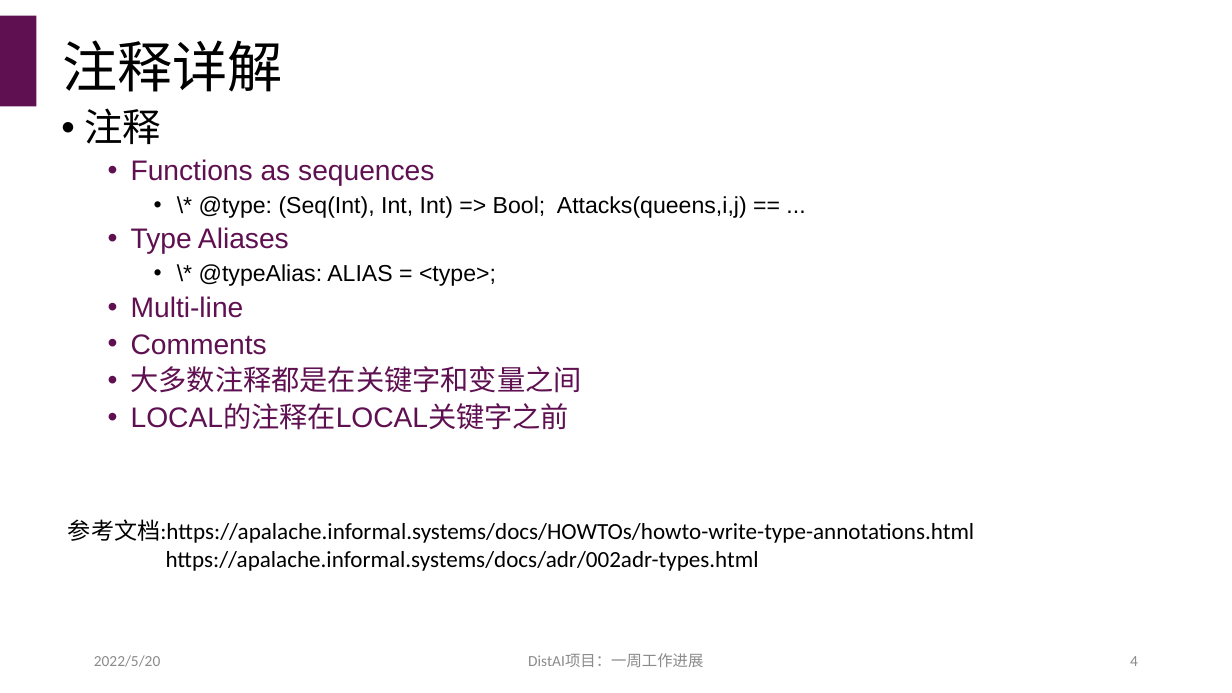
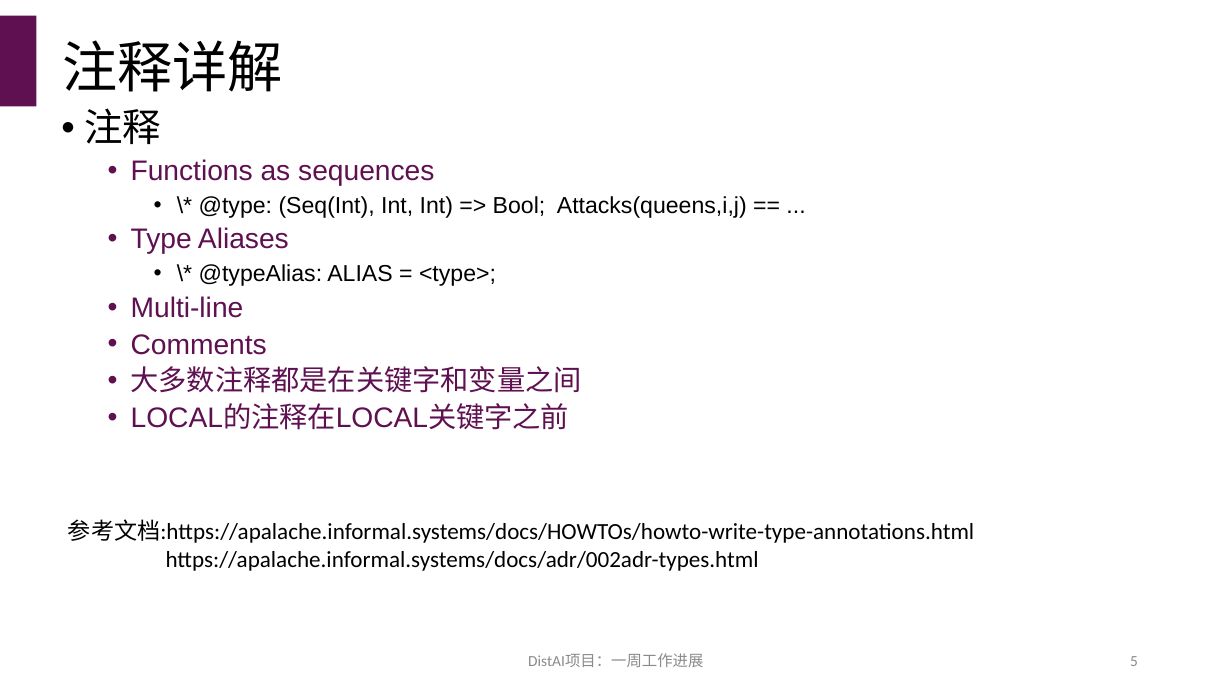
Before and after one commit to hengxin/dist-ai, a slide deck: slide 5 of reports/8-20220520-一周工作进展.pptx (slide 4 before the commit). Drawn at 1232x693 pixels with LibreOffice and Linux fonts; fonts in the diff are those of the drawing. Boxes give left, top, right and bottom in pixels: in the first picture for what was removed or moved away, otherwise in the second. Text is boxed around its words. In the diff, an @@ line names an element or a change of style, - is before the commit and + after.

```diff
--- a/reports/8-20220520-一周工作进展.pptx
+++ b/reports/8-20220520-一周工作进展.pptx
@@ text removed at (94, 655, 160, 667) @@
-2022/5/20
@@ page number at (1130, 656, 1138, 666): text changed @@
-4
+5
```
Also in this commit, not shown: 6 other slides changed, 7 slides added.
